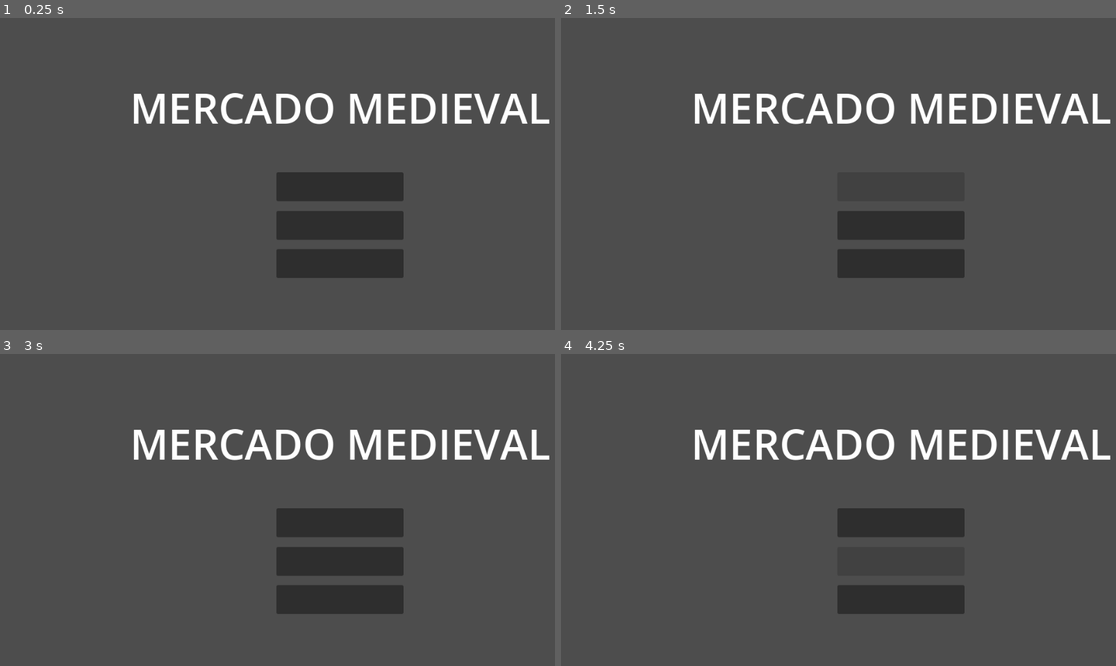
Above: before the commit, frames 1-4 (two rows, left to right).
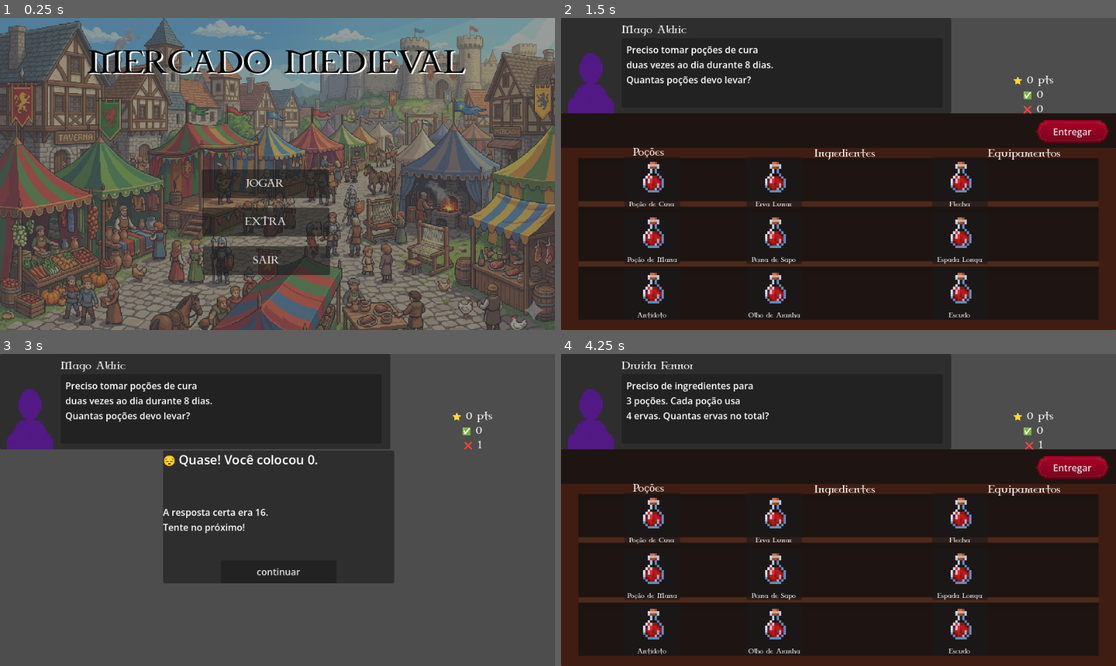
Above: after the commit, the same moments.

Repository: enzomedeiros0109/Mercado-Medieval
Game: Godot game, scene res://scenes/main_menu.tscn
Same seed, same stepped clock (60 frames per second), same inputs: the game is played once before the commit and once after it.
Inputs (mouse positions are in pixels of both pictures, inside the frame that each line leads up to; where the layout moved, square brackets give the same spot in the first picture):
- Up to frame 1 (0.25 s): no input
- Up to frame 2 (1.5 s): click (827, 220) [899, 223] at 0.5 s; click (827, 183) [899, 186] at 1.25 s
- Up to frame 3 (3 s): click (338, 522) at 2.02 s; click (510, 466) at 2.75 s, where only the run after the commit has a clickable "Entregar"
- Up to frame 4 (4.25 s): click (838, 572) at 3.5 s, where only the run after the commit has a clickable "continuar"

The runs differ from the first frame. In frame 1, 61% of the frame differs, in the area x 0-100%, y 0-100%; in frame 2, 90%; in frame 3, 38%; in frame 4, 90%.

Commit message:
Adiciona bacground e fonte no botao

Diff:
--- /dev/null
+++ b/scenes/background.gd
@@ -0,0 +1 @@
+extends Area2D
--- /dev/null
+++ b/scenes/exit_button.gd
@@ -0,0 +1,4 @@
+extends Button
+
+func _on_pressed() -> void:
+	get_tree().quit()
--- a/scenes/main_menu.tscn
+++ b/scenes/main_menu.tscn
@@ -1,39 +1,74 @@
 [gd_scene format=3 uid="uid://bt4trnlv72sdj"]
+
+[ext_resource type="Texture2D" uid="uid://51ebj0t7kckq" path="res://sprites/background_provisorio.png" id="1_ekxnf"]
+[ext_resource type="Script" uid="uid://d3xqho3a6jhqh" path="res://scenes/start_button.gd" id="1_l6cm7"]
+[ext_resource type="FontFile" uid="uid://dv46qucdr573a" path="res://fontes/CELTG___.TTF" id="2_8ln24"]
+[ext_resource type="Script" uid="uid://gpe2b5qgmvxg" path="res://scenes/exit_button.gd" id="3_bqqt6"]
 
 [node name="MainMenu" type="Node2D" unique_id=312149259]
 
+[node name="background" type="Area2D" parent="." unique_id=965820955]
+modulate = Color(1, 1, 1, 0.68235296)
+
+[node name="Sprite2D" type="Sprite2D" parent="background" unique_id=18587177]
+modulate = Color(1.0003047, 1.0003047, 0.99638206, 1)
+self_modulate = Color(1, 1, 1, 0.6627451)
+position = Vector2(480.99997, 273.00003)
+scale = Vector2(0.6998546, 0.70963544)
+texture = ExtResource("1_ekxnf")
+
 [node name="StartButton" type="Button" parent="." unique_id=911243114]
-offset_left = 478.0
-offset_top = 267.0
-offset_right = 698.0
-offset_bottom = 317.0
-
-[node name="Sprite2D" type="Sprite2D" parent="StartButton" unique_id=1759344027]
+offset_left = 349.0
+offset_top = 262.0
+offset_right = 569.0
+offset_bottom = 312.0
+theme_override_fonts/font = ExtResource("2_8ln24")
+text = "JOGAR"
+script = ExtResource("1_l6cm7")
 
 [node name="ExtraButton" type="Button" parent="." unique_id=992454189]
-offset_left = 478.0
-offset_top = 334.0
-offset_right = 698.0
-offset_bottom = 384.0
-
-[node name="Sprite2D" type="Sprite2D" parent="ExtraButton" unique_id=1816548000]
+offset_left = 350.0
+offset_top = 328.0
+offset_right = 570.0
+offset_bottom = 378.0
+theme_override_fonts/font = ExtResource("2_8ln24")
+text = "EXTRA"
 
 [node name="ExitButton" type="Button" parent="." unique_id=1062559686]
-offset_left = 478.0
-offset_top = 400.0
-offset_right = 698.0
-offset_bottom = 450.0
+offset_left = 351.0
+offset_top = 395.0
+offset_right = 571.0
+offset_bottom = 445.0
+theme_override_fonts/font = ExtResource("2_8ln24")
+text = "SAIR"
+script = ExtResource("3_bqqt6")
 
-[node name="Sprite2D" type="Sprite2D" parent="ExitButton" unique_id=1271917490]
-
-[node name="Label" type="Label" parent="." unique_id=690434228]
+[node name="Title" type="Label" parent="." unique_id=690434228]
 anchors_preset = 10
 anchor_right = 1.0
-offset_left = 165.0
-offset_top = 106.0
-offset_right = 1013.5
-offset_bottom = 205.0
+offset_top = 50.0
+offset_right = 960.0
+offset_bottom = 149.0
 grow_horizontal = 2
-theme_override_font_sizes/font_size = 72
+theme_override_fonts/font = ExtResource("2_8ln24")
+theme_override_font_sizes/font_size = 48
 text = "MERCADO MEDIEVAL"
 horizontal_alignment = 1
+
+[node name="TitleShadow" type="Label" parent="Title" unique_id=2123294288]
+layout_mode = 1
+anchors_preset = 10
+anchor_right = 1.0
+offset_left = -483.0
+offset_top = -2.0
+offset_right = 477.0
+offset_bottom = 97.0
+grow_horizontal = 2
+theme_override_colors/font_color = Color(0, 0, 0, 1)
+theme_override_fonts/font = ExtResource("2_8ln24")
+theme_override_font_sizes/font_size = 48
+text = "MERCADO MEDIEVAL"
+horizontal_alignment = 1
+
+[connection signal="pressed" from="StartButton" to="StartButton" method="_on_pressed"]
+[connection signal="pressed" from="ExitButton" to="ExitButton" method="_on_pressed"]
--- /dev/null
+++ b/scenes/start_button.gd
@@ -0,0 +1,4 @@
+extends Button
+
+func _on_pressed() -> void:
+	get_tree().change_scene_to_file("res://scenes/shop_scene.tscn")
Not shown, added: scenes/background.gd.uid
Not shown, added: scenes/exit_button.gd.uid
Not shown, added: scenes/start_button.gd.uid
